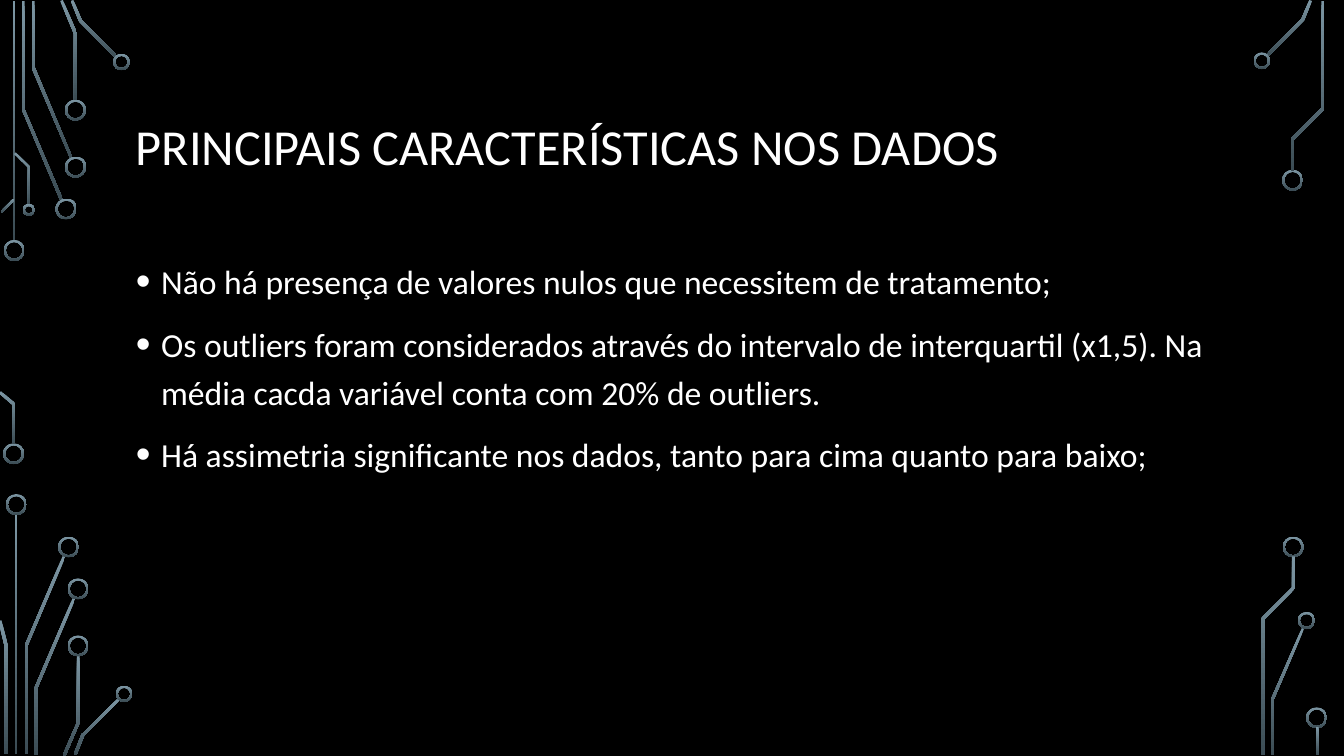
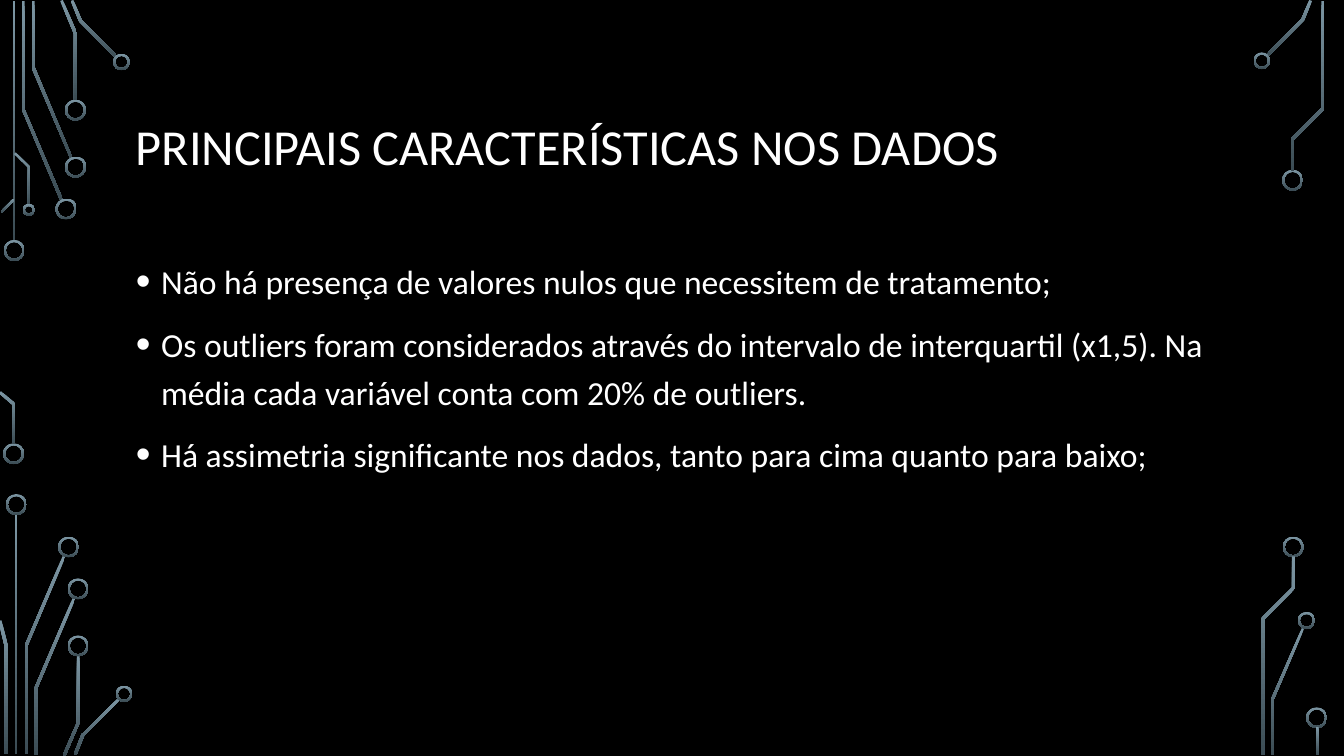
Before and after one commit to rvedra/DeepLearningProject, a slide deck: slide 4 of Modelo de Classificação de Crédito.pptx. Drawn at 1344x756 pixels with LibreOffice and Linux fonts; fonts in the diff are those of the drawing; background and template pictures are left out. Boxes give left, top, right and bottom in pixels: in the first picture for what was removed or moved away, otherwise in the second. Text is boxed around its words. In the diff, an @@ line names an element or a change of style, - is before the commit and + after.

```diff
--- a/Modelo de Classificação de Crédito.pptx
+++ b/Modelo de Classificação de Crédito.pptx
@@ text at [161,332,1203,406]: text changed @@
-• Os outliers foram considerados através do intervalo de interquartil (x1,5). Na média cacda variável conta com 20% de outliers.
+• Os outliers foram considerados através do intervalo de interquartil (x1,5). Na média cada variável conta com 20% de outliers.
```
Also in this commit, not shown: 2 other slides changed, 1 slide added, 1 other file.
